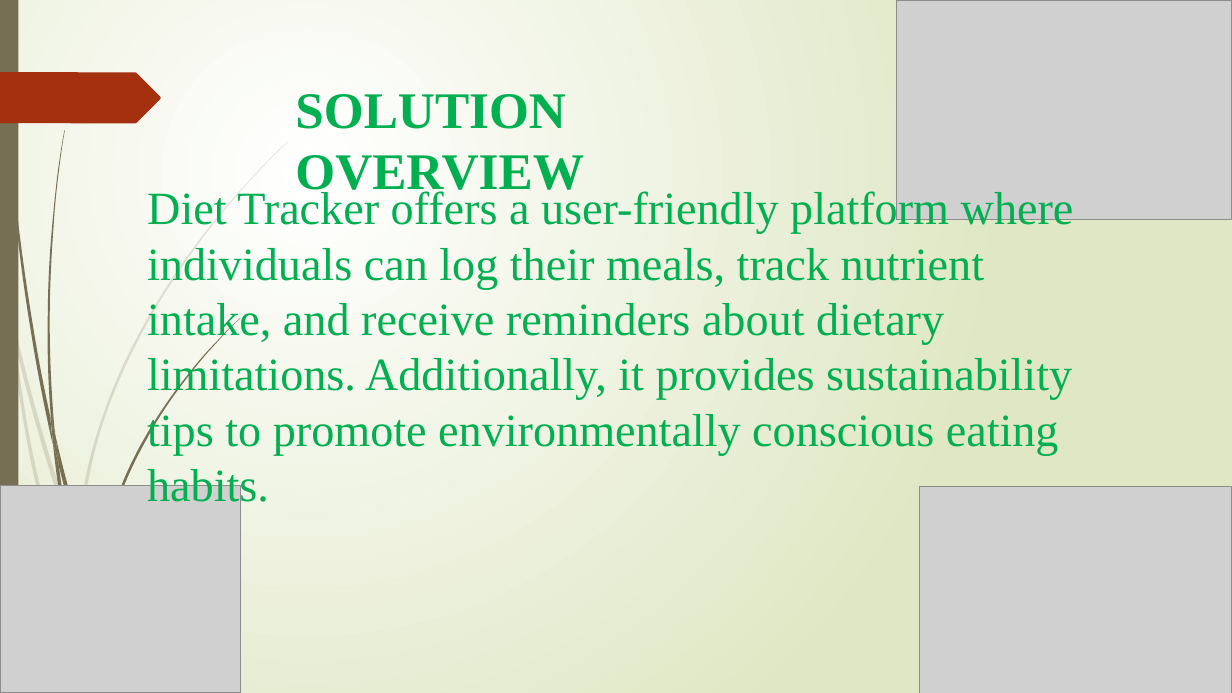
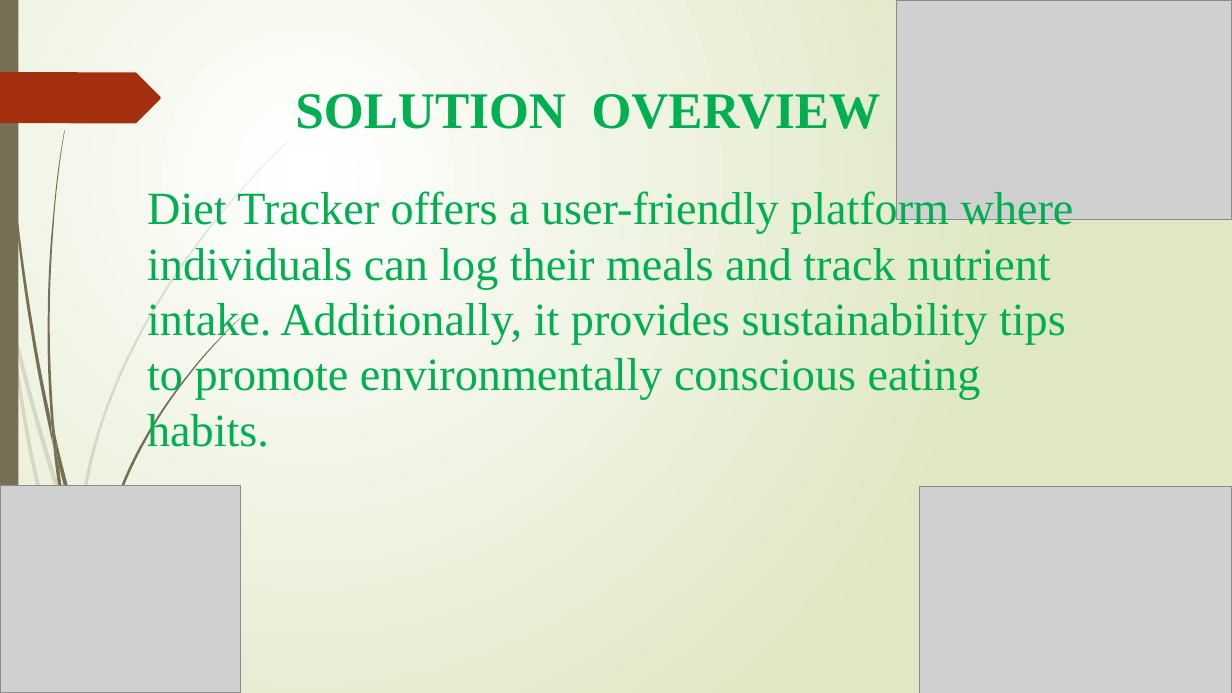
Before and after one commit to valary-esendi/project_pitch_decks, a slide deck: slide 3 of web pitch deck.pptx. Drawn at 1232x693 pixels with LibreOffice and Linux fonts; fonts in the diff are those of the drawing; grey boxes stand for pictures. Boxes give left, top, right and bottom in pixels: in the first picture for what was removed or moved away, otherwise in the second. Text is boxed around its words. In the diff, an @@ line names an element or a change of style, - is before the commit and + after.

```diff
--- a/web pitch deck.pptx
+++ b/web pitch deck.pptx
@@ text "SOLUTION OVERVIEW" rewrapped from [295, 94, 584, 200] to [295, 94, 881, 129] @@
@@ text at [147, 188, 1074, 447]: text changed @@
-Diet Tracker offers a user-friendly platform where individuals can log their meals, track nutrient intake, and receive reminders about dietary limitations. Additionally, it provides sustainability tips to promote environmentally conscious eating habits.
+Diet Tracker offers a user-friendly platform where individuals can log their meals and track nutrient intake. Additionally, it provides sustainability tips to promote environmentally conscious eating habits.
```
Also in this commit, not shown: 2 other slides changed, 2 other files.
